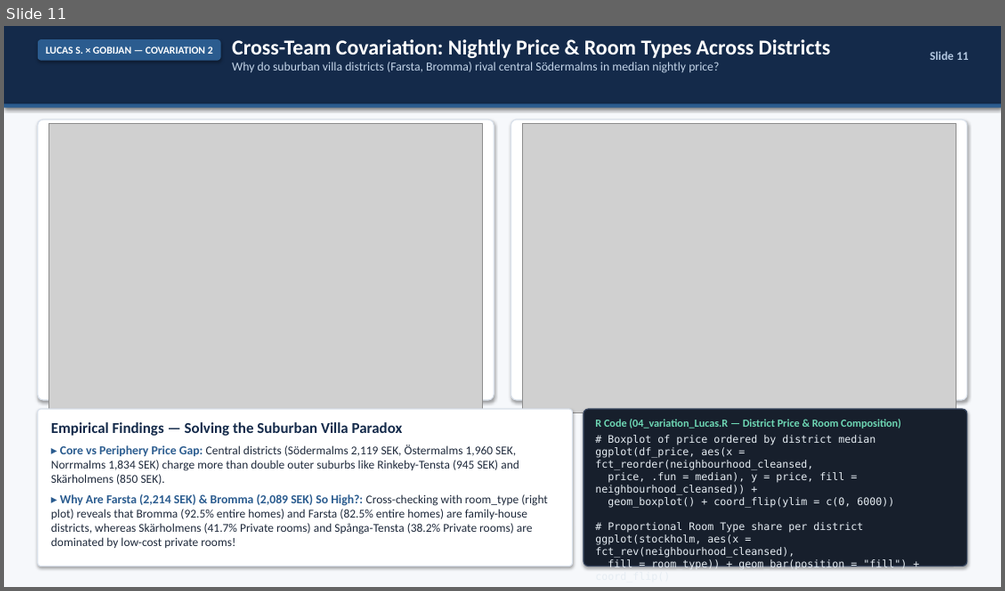
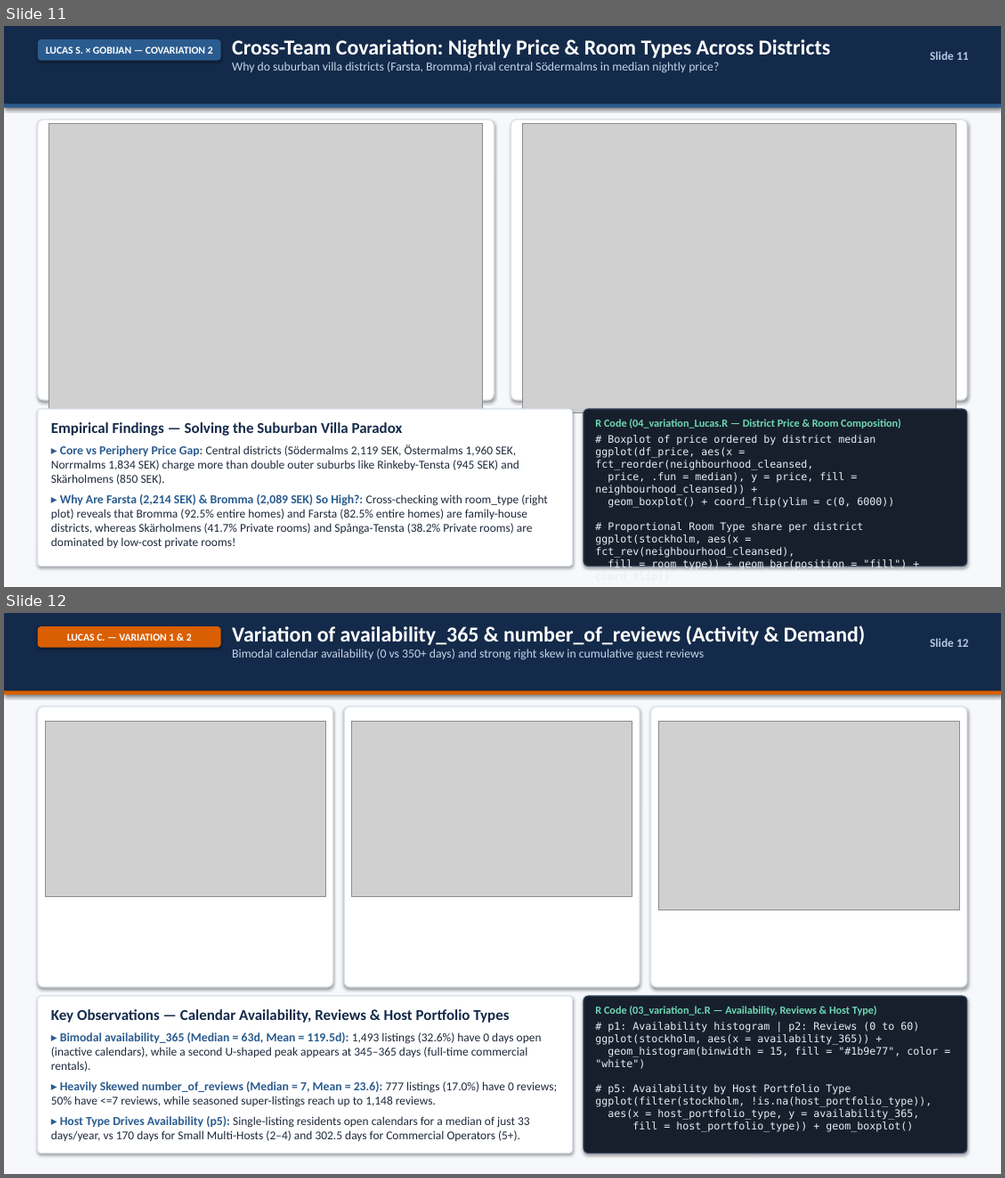
Before and after one commit to GobyNathan/Statistical-Programming-R, a slide deck: presentation/STAT1951_Group8_Gobijan_Slides.pptx. Shown one above the other, each under a label of ours: slide 11 before the commit, slides 11 and 12 after it. The pictures are 1005x591 and 1005x1178 pixels, drawn with LibreOffice and Linux fonts; fonts in the diff are those of the drawing; grey boxes stand for pictures. Boxes give left, top, right and bottom in pixels: in the first picture for what was removed or moved away, otherwise in the second. Text is boxed around its words. In the diff, an @@ line names an element or a change of style, - is before the commit and + after.

Commit message:
[FEAT/FIX] -> add Lucas C. slides & retrospective to PPTX deck, fix neighbourhood col in 03_variation_lc.R

```diff
--- a/presentation/STAT1951_Group8_Gobijan_Slides.pptx
+++ b/presentation/STAT1951_Group8_Gobijan_Slides.pptx
@@ slide 12 added at [4,613,1001,1174], background #FFFFFF @@
@@ rectangle added at [4,613,1001,1174], fill #F6F8FB @@
@@ rectangle added at [4,613,1001,694], fill #142A4A @@
@@ rounded rectangle added at [38,626,221,648], fill #D95F02, 10 pt, text #FFFFFF, bold @@
+LUCAS C. — VARIATION 1 & 2
@@ text added at [232,625,865,660], 11.8 pt, text #C3D4E8 @@
+Variation of availability_365 & number_of_reviews (Activity & Demand)
+Bimodal calendar availability (0 vs 350+ days) and strong right skew in cumulative guest reviews
@@ text added at [930,638,969,647], 11.5 pt, text #B4C8E1, bold @@
+Slide 12
@@ rectangle added at [4,690,1001,695], fill #D95F02 @@
@@ rounded rectangle added at [38,706,333,987], fill #FFFFFF, outline #DAE1EB 1 pt @@
@@ rounded rectangle added at [344,706,639,987], fill #FFFFFF, outline #DAE1EB 1 pt @@
@@ rounded rectangle added at [651,706,967,987], fill #FFFFFF, outline #DAE1EB 1 pt @@
@@ picture added at [45,722,325,896] @@
@@ picture added at [352,722,632,896] @@
@@ picture added at [658,722,960,910] @@
@@ rounded rectangle added at [38,996,573,1153], fill #FFFFFF, outline #DAE1EB 1 pt @@
@@ text added at [51,1009,557,1141], 11.5 pt, text #1E293B @@
+Key Observations — Calendar Availability, Reviews & Host Portfolio Types
+▸ Bimodal availability_365 (Median = 63d, Mean = 119.5d): 1,493 listings (32.6%) have 0 days open (inactive calendars), while a second U-shaped peak appears at 345–365 days (full-time commercial rentals).
+▸ Heavily Skewed number_of_reviews (Median = 7, Mean = 23.6): 777 listings (17.0%) have 0 reviews; 50% have <=7 reviews, while seasoned super-listings reach up to 1,148 reviews.
+▸ Host Type Drives Availability (p5): Single-listing residents open calendars for a median of just 33 days/year, vs 170 days for Small Multi-Hosts (2–4) and 302.5 days for Commercial Operators (5+).
@@ rounded rectangle added at [583,996,967,1153], fill #171F2C, outline #37465F 1 pt @@
@@ text added at [595,1005,938,1132], 10 pt, text #E6EDF3 @@
+R Code (03_variation_lc.R — Availability, Reviews & Host Type)
+# p1: Availability histogram | p2: Reviews (0 to 60)
+ggplot(stockholm, aes(x = availability_365)) +
+geom_histogram(binwidth = 15, fill = "#1b9e77", color = "white")
+# p5: Availability by Host Portfolio Type
+ggplot(filter(stockholm, !is.na(host_portfolio_type)),
+aes(x = host_portfolio_type, y = availability_365,
+fill = host_portfolio_type)) + geom_boxplot()
```
Also in this commit, not shown: 4 other slides added, 1 other file.
